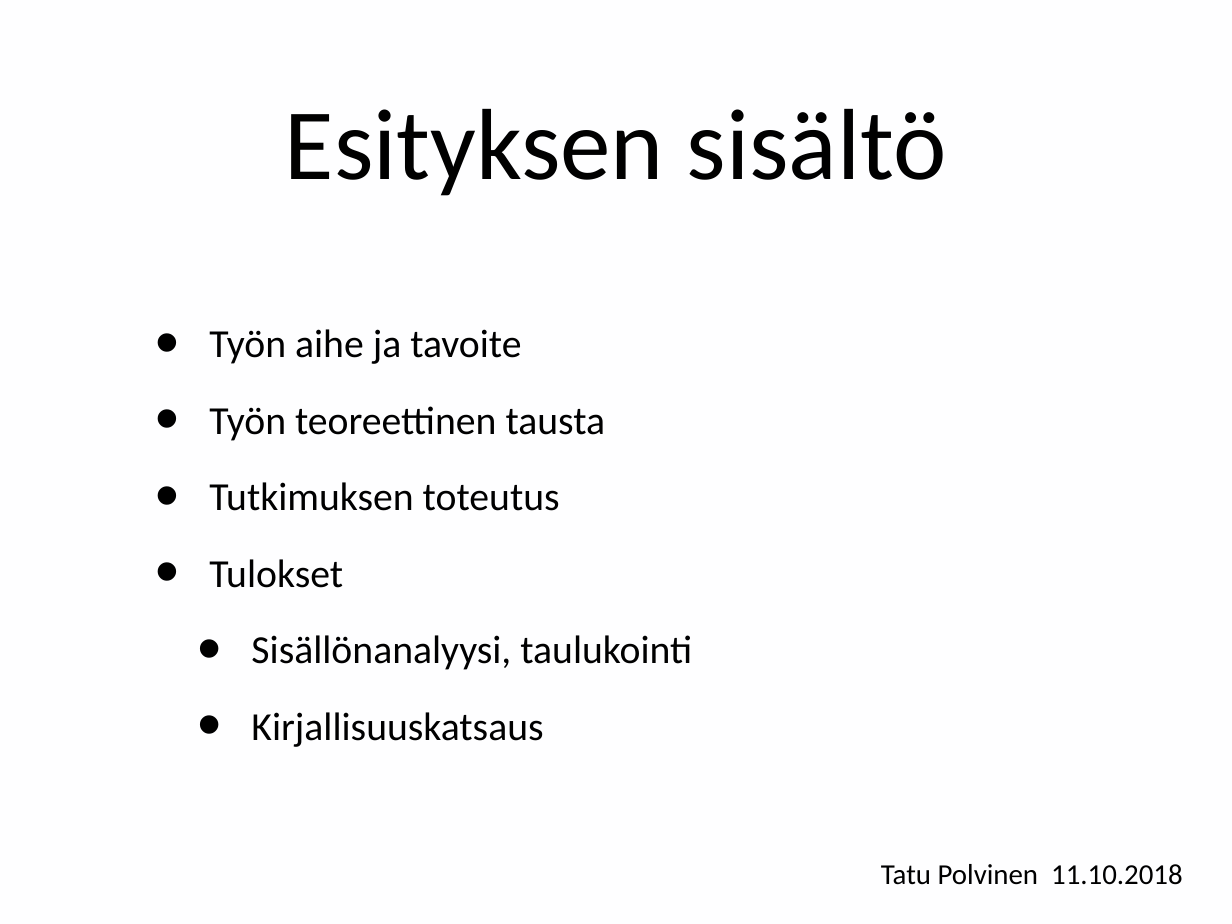
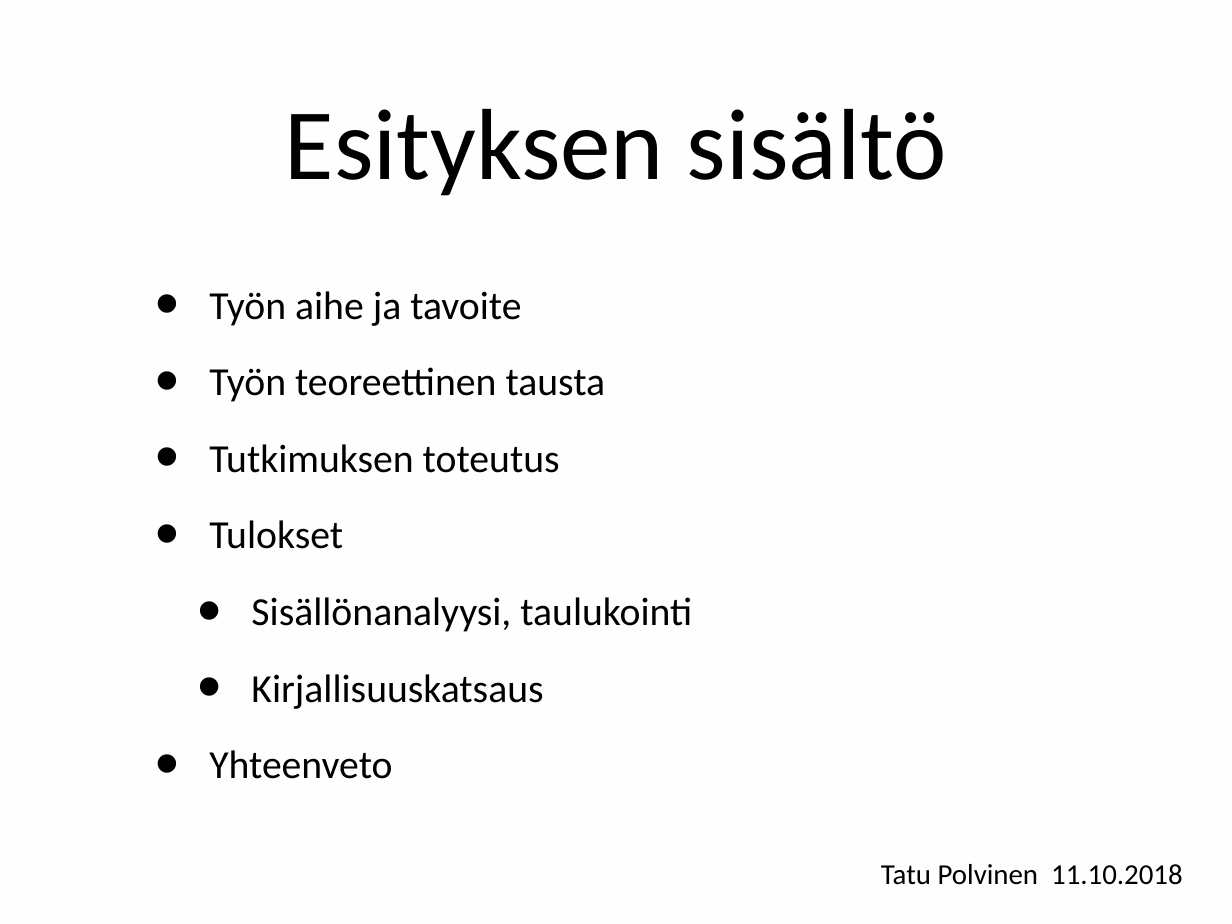
Before and after one commit to tpolvinen/Agri, a slide deck: slide 2 of Other_Notes/tPolvinenSeminaariesitys_2018-10-11.ppt. Drawn at 1232x924 pixels with LibreOffice and Linux fonts; fonts in the diff are those of the drawing. Boxes give left, top, right and bottom in pixels: in the first picture for what was removed or moved away, otherwise in the second. Text is boxed around its words. In the diff, an @@ line names an element or a change of style, - is before the commit and + after.

```diff
--- a/Other_Notes/tPolvinenSeminaariesitys_2018-10-11.ppt
+++ b/Other_Notes/tPolvinenSeminaariesitys_2018-10-11.ppt
@@ text at [209,750,392,779]: paragraph added @@
+• Yhteenveto
```
Also in this commit, not shown: 4 other slides changed, 1 slide added.
